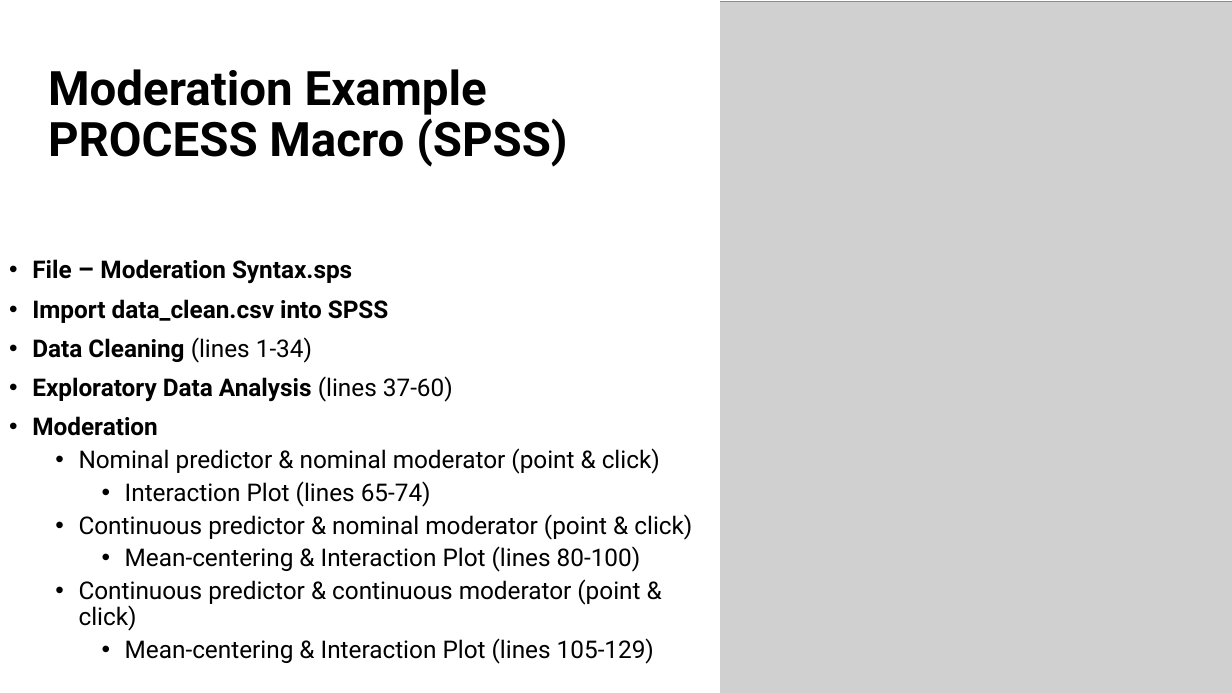
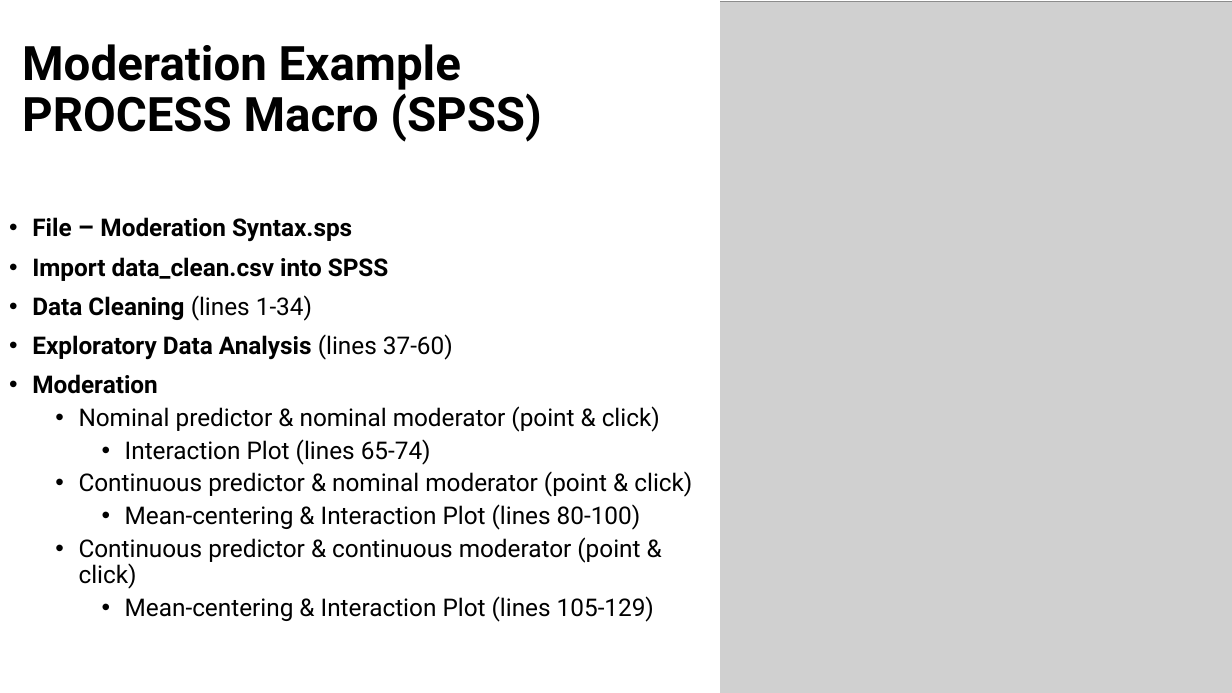
Before and after one commit to EwokOzwok/Data-Analysis-II---CBHPAR-Seminar, a slide deck: slide 10 of Data Analysis II - Mediation and Moderation.pptx. Drawn at 1232x693 pixels with LibreOffice and Linux fonts; fonts in the diff are those of the drawing; grey boxes stand for pictures. Boxes give left, top, right and bottom in pixels: in the first picture for what was removed or moved away, otherwise in the second. Text is boxed around its words. In the diff, an @@ line names an element or a change of style, - is before the commit and + after.

```diff
--- a/Data Analysis II - Mediation and Moderation.pptx
+++ b/Data Analysis II - Mediation and Moderation.pptx
@@ title "Moderation Example PROCESS Macro (SPSS)": place and size @@
-title "Moderation Example PROCESS Macro (SPSS)" at [48, 69, 567, 167]
+title "Moderation Example PROCESS Macro (SPSS)" at [22, 44, 541, 142]
@@ text "File – Moderation Syntax.sps": place and size @@
-text "File – Moderation Syntax.sps" at [32, 259, 692, 664]
+text "File – Moderation Syntax.sps" at [32, 217, 692, 622]
```
Also in this commit, not shown: 4 other slides changed, 1 slide added, 1 slide removed, 1 other file.
